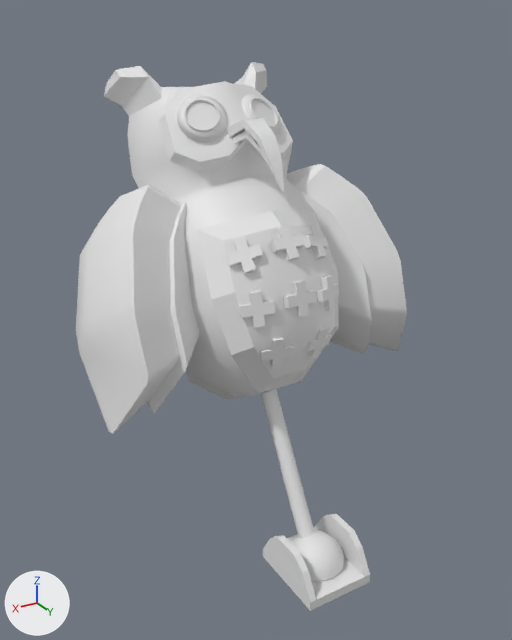
The FBX model Assets/3DAsset/Turret/Owl.FBX: old version first, new version second.
Rendered twice from a 50 mm lens placed at (1.3, 1.73, 1.97), pointed at (0.0, -0.44, 0.89). Lighting does not change. The marker at lower left points along +X, +Y and +Z. Where no turn or scale is listed for an object, it has been applied to the vertices.

In view in the first picture: 'Beak', 'Box002', 'Foot', 'Wing', 'body', 'eyes'.
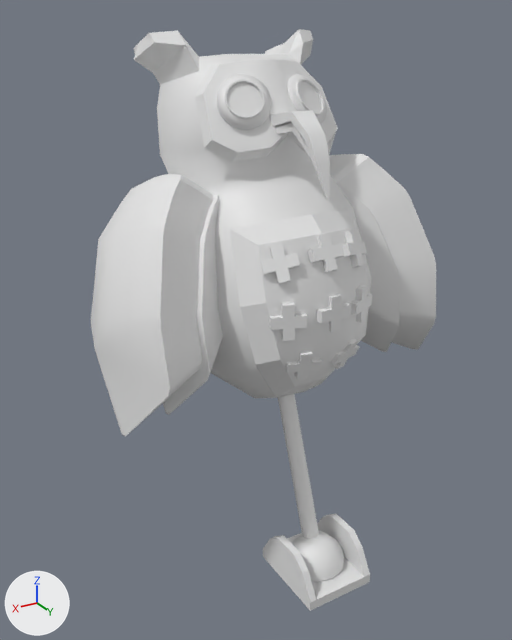
Commit message: remaster owlTurret

Location of each change, (x1, y1, x2, y2) in pixels of the pictures (512 x 640 px):
'body', moved, turned, rescaled
    before: (76, 62, 407, 539)
    after: (91, 29, 436, 539)
'Wing', moved, turned, rescaled
    before: (147, 81, 371, 414)
    after: (163, 59, 399, 414)
'Box002', moved, turned, rescaled
    before: (226, 225, 339, 369)
    after: (261, 231, 372, 380)
'eyes', moved, turned, rescaled
    before: (177, 94, 281, 142)
    after: (217, 74, 327, 130)
'Beak', moved, turned, rescaled
    before: (226, 118, 284, 192)
    after: (270, 110, 330, 199)

The edits, one by one:
me_mesh has 303 vertices, 518 faces and spans x -14.9..21.9, y -24.9..24.9, z -58.2..13.9.
me_mesh is used by ob_body; parent ob_dummy001; location (-1.966, -0.0595, 116.8); rotation (0.0, 0.0, 1.571), in degrees (0, 0, 90); scale (1.76, 2.03, 2.01).
me_mesh part 1: the whole mesh is moved by (0.0, 0.0, 58.2).
Object 'Wing' (ob_wing) moves from (0.0, -11.61, -19.0) to (-0.028, -11.61, 39.18).
In object 'body' (ob_body), parent is no longer ob_dummy001.
Object 'body' (ob_body) moves from (-1.966, -0.0595, 116.8) to (-0.00817, -0.0000841, 0.0441).
Object 'body' (ob_body) turns from (0, 0, 90) to (0, 20, -90) degrees about x, y and z.
Object 'body' (ob_body) is rescaled from (1.76, 2.03, 2.01) to (0.0239, 0.0275, 0.0273).
Object 'Beak' (ob_beak) moves from (-15.87, 0.0, -4.007) to (-15.9, 0.0000142, 54.17).
Object 'Box002' (ob_box002) moves from (-16.08, -0.104, -15.7) to (-16.1, -0.104, 42.48).
Object 'eyes' (ob_eyes) moves from (-11.05, 4.454, 3.488) to (-11.08, 4.454, 61.66).
